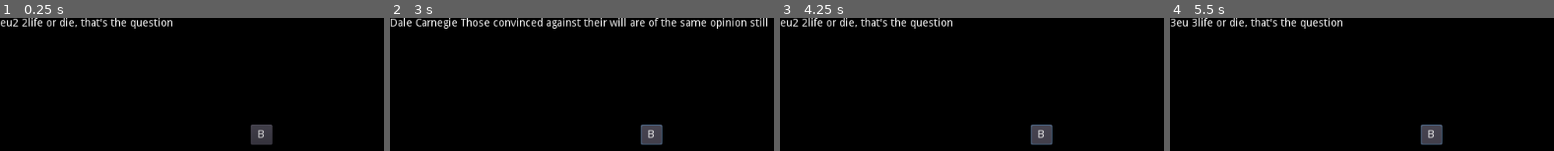
Above: before the commit, frames 1-4 (left to right).
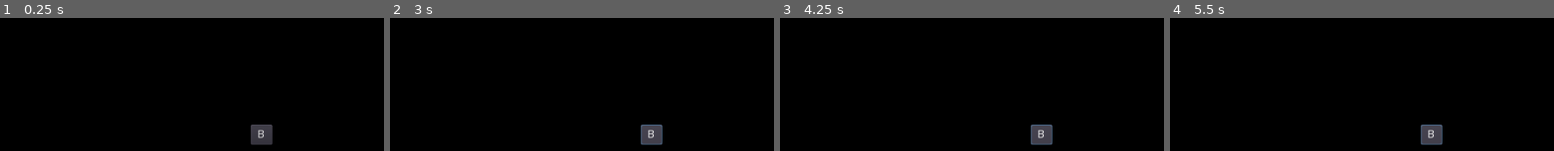
Above: after the commit, the same moments.

Repository: FrederickKDP/EveryDayQuote
Game: Godot game, scene res://Main.tscn
The game is run twice, just before and just after one commit, with the same random seed, the same clock (stepped at 60 frames per second) and the same inputs.
Inputs:
- Up to frame 1 (0.25 s): no input
- Up to frame 2 (3 s): click "B" at 0.5 s; click "B" at 1.25 s; click "B" at 2 s; tap Enter at 2.75 s
- Up to frame 3 (4.25 s): tap Space at 3.5 s
- Up to frame 4 (5.5 s): tap Enter at 4.25 s

The runs differ from the first frame. In frame 1, 1.5% of the frame differs, in the area x 0-45%, y 0-9%; in frame 2, 3.3%, in the area x 0-99%, y 0-9%; in frame 3, 1.5%; in frame 4, 1.5%.

Commit message:
Structuring quotes

Diff:
--- a/Main.tscn
+++ b/Main.tscn
@@ -1,19 +1,49 @@
-[gd_scene load_steps=4 format=2]
+[gd_scene load_steps=6 format=2]
 
 [ext_resource path="res://JsonReader.gd" type="Script" id=1]
 [ext_resource path="res://UpdateLabel.gd" type="Script" id=2]
 [ext_resource path="res://MakeBorderless.gd" type="Script" id=3]
+[ext_resource path="res://Roboto_Slab/RobotoSlab-VariableFont_wght.ttf" type="DynamicFontData" id=4]
+
+[sub_resource type="DynamicFont" id=1]
+font_data = ExtResource( 4 )
 
 [node name="Node2D" type="Node2D"]
 
 [node name="Node" type="Node" parent="."]
 script = ExtResource( 1 )
 
-[node name="Label" type="Label" parent="."]
-margin_right = 40.0
-margin_bottom = 14.0
-text = "jjjjjjjjjjjjjjj"
+[node name="Quote" type="Label" parent="."]
+margin_right = 1020.0
+margin_bottom = 57.0
+custom_fonts/font = SubResource( 1 )
+text = "Lorem ipsum dolor sit amet, consectetur adipiscing elit. Phasellus sodales feugiat sem ut rhoncus. Morbi quis pharetra purus. Morbi mattis pretium ipsum, a euismod odio auctor id. Maecenas in auctor."
+autowrap = true
 script = ExtResource( 2 )
+__meta__ = {
+"_edit_use_anchors_": false
+}
+
+[node name="Quote2" type="Label" parent="."]
+margin_left = 1.0
+margin_top = 50.0
+margin_right = 448.0
+margin_bottom = 76.0
+custom_fonts/font = SubResource( 1 )
+text = "Author: Me"
+autowrap = true
+__meta__ = {
+"_edit_use_anchors_": false
+}
+
+[node name="Quote3" type="Label" parent="."]
+margin_left = 475.0
+margin_top = 50.0
+margin_right = 1014.0
+margin_bottom = 76.0
+custom_fonts/font = SubResource( 1 )
+text = "Tags: Something"
+autowrap = true
 __meta__ = {
 "_edit_use_anchors_": false
 }
@@ -32,6 +62,6 @@
 [node name="Timer" type="Timer" parent="."]
 autostart = true
 
-[connection signal="file_read" from="Node" to="Label" method="_on_Node_file_read"]
+[connection signal="file_read" from="Node" to="Quote" method="_on_Node_file_read"]
 [connection signal="button_down" from="Button" to="Button" method="_on_Button_button_down"]
 [connection signal="timeout" from="Timer" to="Node" method="_on_Timer_timeout"]
Not shown, changed: Quotes.txt
Not shown, changed: .gitignore
